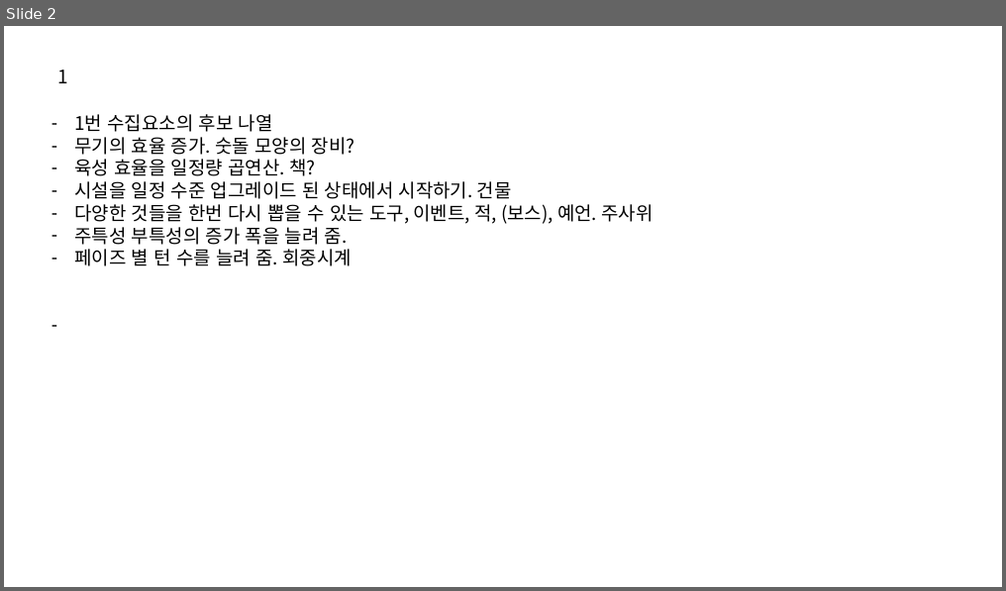
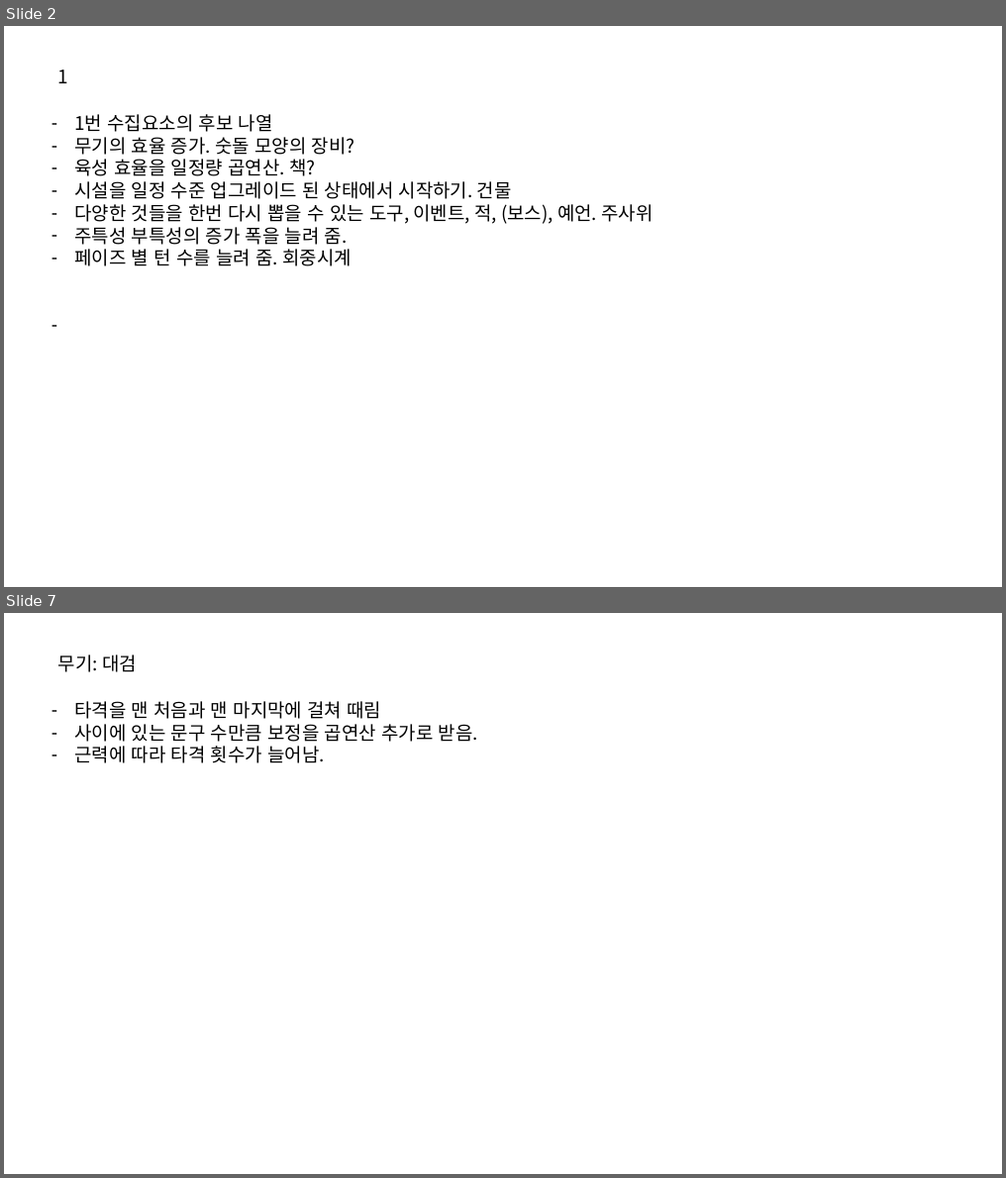
Before and after one commit to IdfKLeh/capstone, a slide deck: 수집요소.pptx. Shown one above the other, each under a label of ours: slide 2 before the commit, slides 2 and 7 after it; the slides between them are not shown. The pictures are 1006x591 and 1006x1178 pixels, drawn with LibreOffice and Linux fonts; fonts in the diff are those of the drawing. Boxes give left, top, right and bottom in pixels: in the first picture for what was removed or moved away, otherwise in the second. Text is boxed around its words. In the diff, an @@ line names an element or a change of style, - is before the commit and + after.

```diff
--- a/수집요소.pptx
+++ b/수집요소.pptx
@@ slide 7 added at [4,613,1002,1174], background #FFFFFF @@
@@ text added at [58,655,137,672], 18 pt, text #000000 @@
+무기: 대검
@@ text added at [74,701,478,763], 18 pt, text #000000 @@
+– 타격을 맨 처음과 맨 마지막에 걸쳐 때림
+– 사이에 있는 문구 수만큼 보정을 곱연산 추가로 받음.
+– 근력에 따라 타격 횟수가 늘어남.
```
Also in this commit, not shown: 2 slides changed, 5 other slides added, 4 other files.
